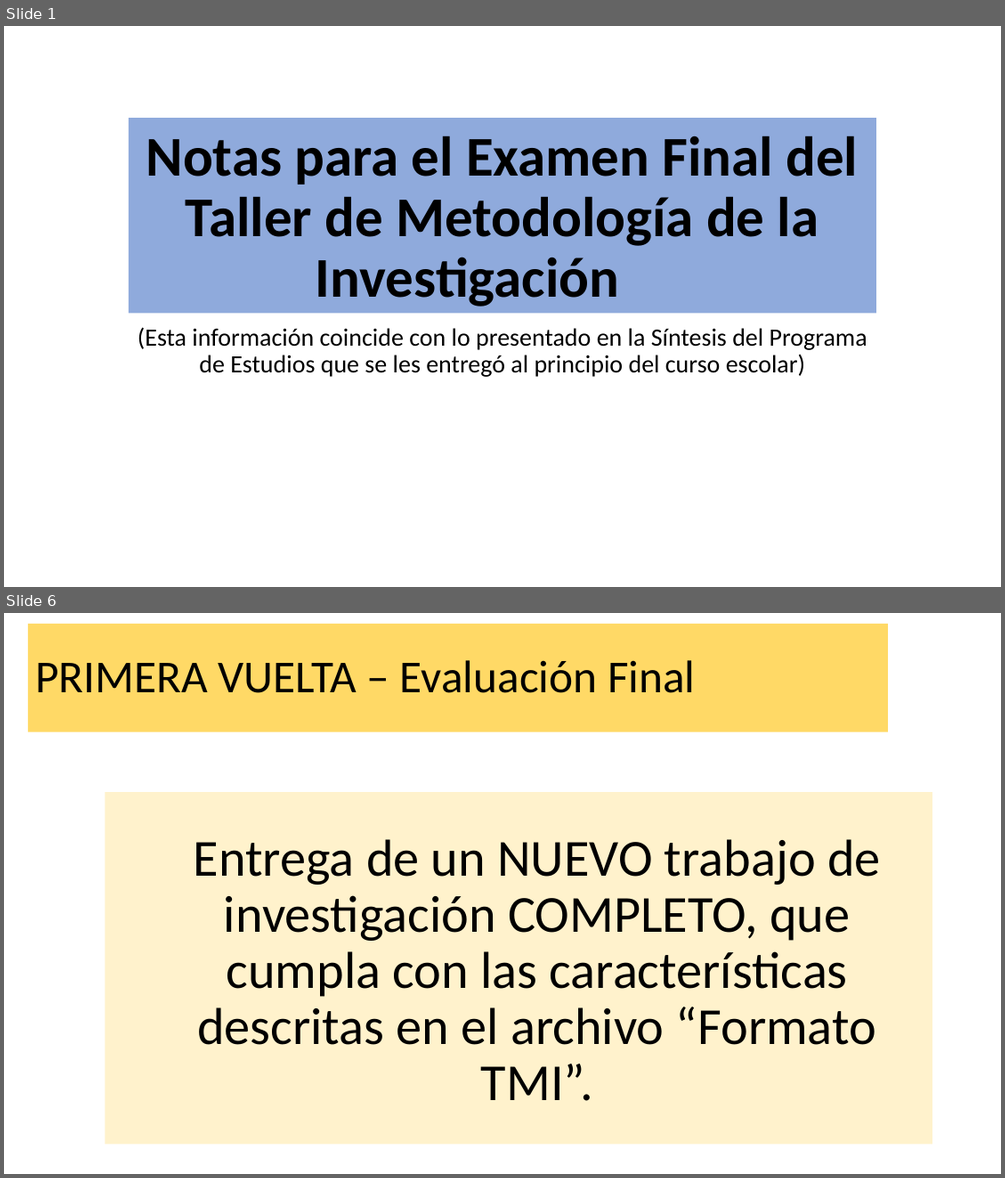
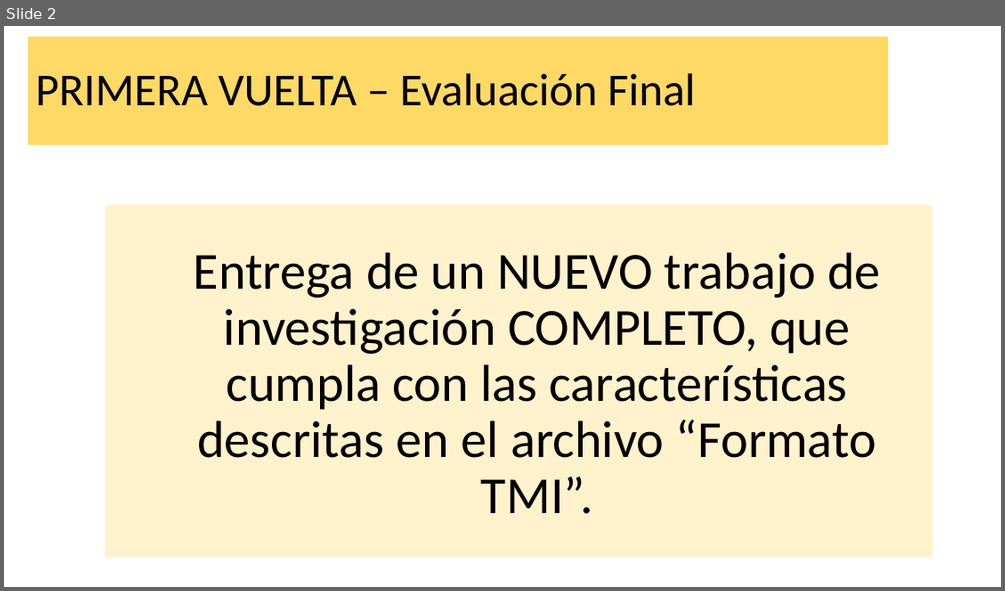
Before and after one commit to Adrifelcha/afchavez-019, a slide deck: JeanPiaget/2019-2020/Cuarentena/Cuarto - Clases Remotas/Evaluación Final.pptx. Shown one above the other, each under a label of ours: slides 1 and 6 before the commit, slide 2 after it; the slides between them are not shown. The pictures are 1005x1178 and 1005x591 pixels, drawn with LibreOffice and Linux fonts; fonts in the diff are those of the drawing. Boxes give left, top, right and bottom in pixels: in the first picture for what was removed or moved away, otherwise in the second. Text is boxed around its words. In the diff, an @@ line names an element or a change of style, - is before the commit and + after.

```diff
--- a/JeanPiaget/2019-2020/Cuarentena/Cuarto - Clases Remotas/Evaluación Final.pptx
+++ b/JeanPiaget/2019-2020/Cuarentena/Cuarto - Clases Remotas/Evaluación Final.pptx
@@ slide 1 removed at (4, 26, 1001, 587), background #FFFFFF @@
@@ title removed at (129, 118, 877, 313) @@
-Notas para el Examen Final del Taller de Metodología de la Investigación
@@ subtitle removed at (138, 327, 867, 377) @@
-(Esta información coincide con lo presentado en la Síntesis del Programa de Estudios que se les entregó al principio del curso escolar)
@@ what was slide 6 is now slide 2 @@
```
Also in this commit, not shown: 1 slide added, 4 other slides removed, 34 other files.
